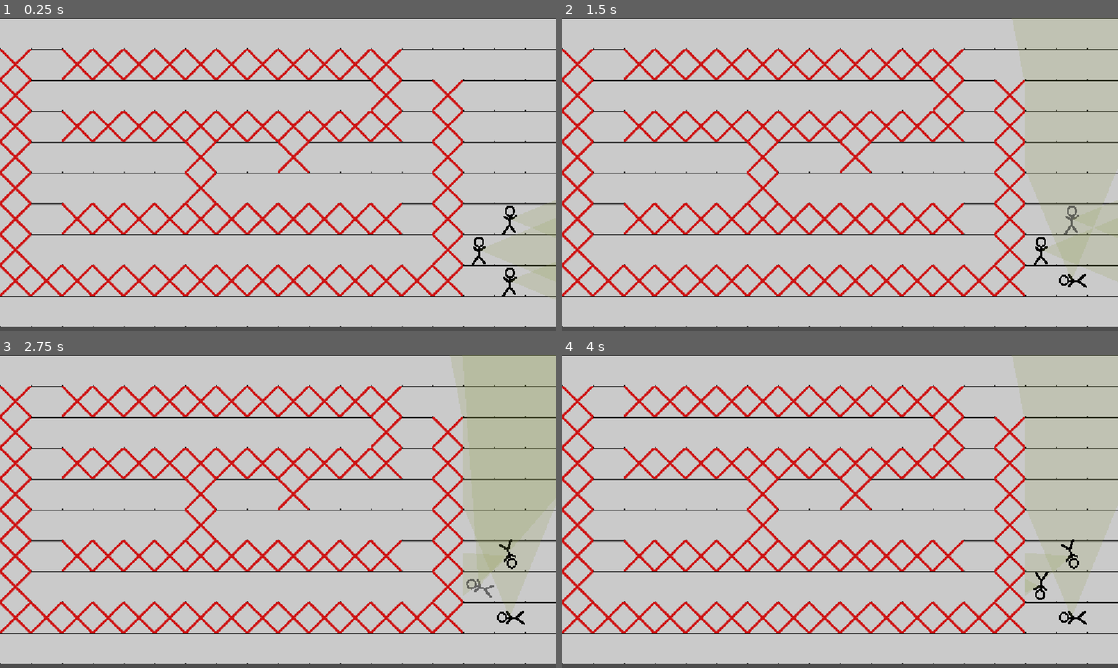
Above: before the commit, frames 1-4 (two rows, left to right).
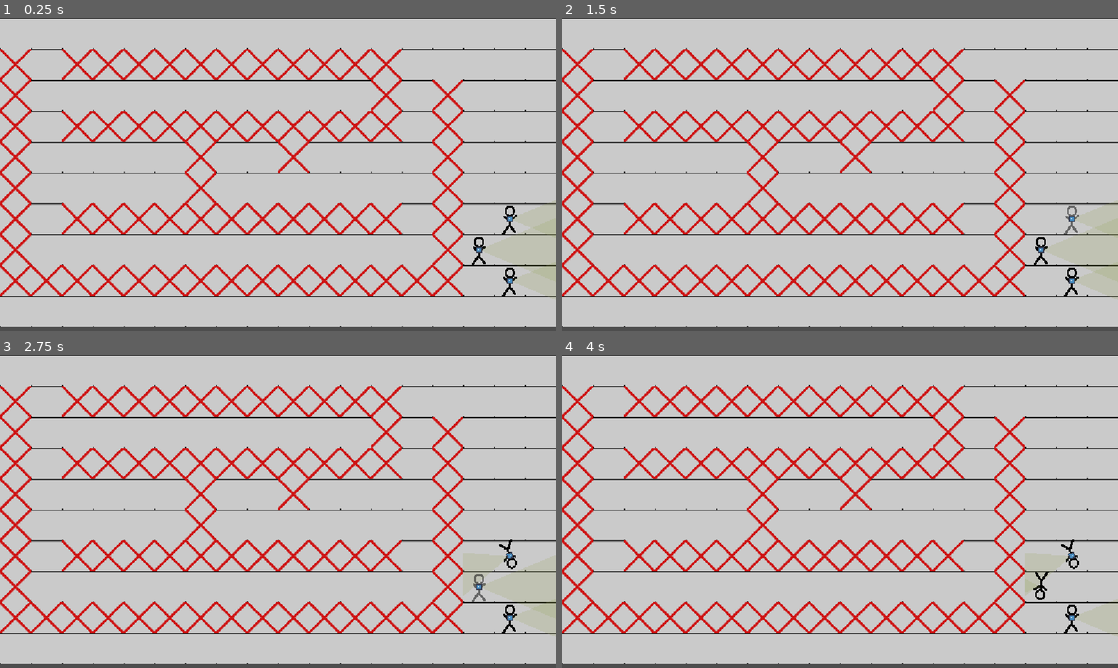
Above: after the commit, the same moments.

Repository: NevenIlincic/Tactical_Move
Game: Godot game, scene res://Scenes/Test_Scene.tscn
Two runs of this game, one before a commit and one after it. Both use one fixed random seed, a clock stepped at 60 frames per second and the inputs below. The engine's default icon, where the game draws it, is replaced by a stand-in: a white triangle on a blue panel in a dark square.
Inputs (mouse positions are in pixels of both pictures, inside the frame that each line leads up to):
- Up to frame 1 (0.25 s): no input
- Up to frame 2 (1.5 s): tap Enter at 0.5 s; move the mouse to (1073, 280) at 0.52 s; hold Right mouse button (rotate_player) 0.53-1.28 s; click (1073, 280) at 0.67 s; tap Q (reset_path) at 1.25 s; move the mouse to (1073, 218) at 1.27 s; click (1073, 218) at 1.35 s
- Up to frame 3 (2.75 s): right-click (511, 555) at 1.55 s; tap Space (move_confirm) at 2, 2.1 s; move the mouse to (478, 586) at 2.02 s; hold Right mouse button (rotate_player) from 2.03 s (still down); click (478, 586) at 2.17 s
- Up to frame 4 (4 s): tap Q (reset_path) at 2.75 s; move the mouse to (812, 574) at 2.77 s; release Right mouse button (rotate_player) at 2.78 s; tap Z (move_state) at 2.85 s; click (812, 574) at 2.92 s; right-click (812, 574) at 3.05 s; tap Space (move_confirm) at 3.5 s; move the mouse to (1006, 558) at 3.52 s; hold Right mouse button (rotate_player) from 3.53 s (still down); click (1006, 558) at 3.67 s

The runs differ from the first frame. In frame 1, less than 0.1% of the frame differs, in the area x 85-93%, y 63-85%; in frame 2, 0.4%; in frame 3, 9.7%, in the area x 80-100%, y 0-90%; in frame 4, 0.4%.

Commit message:
[ADD] Player looking at set-up point

Diff:
--- a/Scenes/Player/Player.tscn
+++ b/Scenes/Player/Player.tscn
@@ -3,6 +3,7 @@
 [ext_resource type="Script" uid="uid://c1ym0y4pbnw4j" path="res://Scripts/Player/player.gd" id="1_ft8w5"]
 [ext_resource type="Texture2D" uid="uid://c442lp23townj" path="res://Sprites/Player/player.png" id="1_s0eop"]
 [ext_resource type="Script" uid="uid://jnl8fjr17re8" path="res://Scenes/Player/vision.gd" id="3_h54ih"]
+[ext_resource type="Texture2D" uid="uid://cp3f8t70d5twp" path="res://icon.svg" id="4_ude3g"]
 
 [sub_resource type="RectangleShape2D" id="RectangleShape2D_06txj"]
 size = Vector2(60, 60)
@@ -27,4 +28,8 @@
 max_range = 1200.0
 fov_degrees = 45.0
 
+[node name="Look_At_Position_Sprite" type="Sprite2D" parent="." unique_id=560975301]
+scale = Vector2(0.1, 0.1)
+texture = ExtResource("4_ude3g")
+
 [connection signal="input_event" from="Selection_Area" to="." method="_on_selection_area_input_event"]
--- a/Scripts/Player/player.gd
+++ b/Scripts/Player/player.gd
@@ -9,40 +9,80 @@
 var player_path: Array[Vector2i]
 @onready var player_sprite: Sprite2D = $Player_Sprite
 
-#PLAYER MOVES
+
+##PLAYER MOVES
 var num_available_steps: int = 50
 var num_steps_to_do: int = 0
+var is_enemy_spotted: bool = false
+@onready var look_at_position_sprite: Sprite2D = $Look_At_Position_Sprite
 
+###
 #VISION (FOW)
 @onready var vision_polygon: PlayerVision = $Vision_Polygon
 
 
 var rays: Array[RayCast2D] = []
+var point_to_look
 var facing_angle := 0 # radians, 0 = facing right
 
 func _ready() -> void:
 	Signals.move_player.connect(move)
 	vision_polygon.setup_vision_rays()
+
 func _physics_process(delta: float) -> void:
 	vision_polygon.update_vision()
+	set_player_looking_at()
 
+func set_player_looking_at():
+	if is_moving and point_to_look:
+		if check_is_point_to_look_vector():
+			look_at(point_to_look)
+		else:
+			look_at(point_to_look.global_position)
 
+func set_point_to_look(point):
+	point_to_look = point
+	if not check_is_point_to_look_vector():
+		look_at_position_sprite.visible = false
+		return
+	look_at_position_sprite.global_position = point_to_look
+
+func check_is_point_to_look_vector() -> bool:
+	if point_to_look:
+		if point_to_look is Vector2:
+			return true
+		return false
+	return false
 func set_player_path(new_path: Array[Vector2i]):
 	player_path = new_path
 
+func do_initial_player_rotation(tween: Tween):
+	if point_to_look:
+		var target_angle = global_position.angle_to_point(point_to_look)
+		var start_angle = rotation
+
+		tween.tween_method(
+			func(weight: float): rotation = lerp_angle(start_angle, target_angle, weight),
+			0.0, 1.0, 0.15
+		)
+func do_movement(tween: Tween, tile_map: TileMapLayer):
+	for tile in player_path:
+		var world_position = tile_map.map_to_local(tile)
+		tween.tween_property(self, "global_position", world_position, 0.2)
+
 func move(tile_map: TileMapLayer):
+	is_moving = true
 	num_available_steps -= num_steps_to_do
-	if len(player_path) != 0:
-		is_moving = true
-		var tween: Tween = create_tween()
-		for tile in player_path:
-			var world_position = tile_map.map_to_local(tile)
-			tween.tween_property(self, "global_position", world_position, 0.2)
-		await tween.finished
-		player_path.clear()
-		is_moving = false
-		starting_tile = tile_map.local_to_map(tile_map.to_local(self.global_position))
-		player_path.append(starting_tile)
+	var tween: Tween = create_tween()
+	do_initial_player_rotation(tween)
+	do_movement(tween, tile_map)
+	await tween.finished
+
+	is_moving = false
+	player_path.clear()
+	point_to_look = null
+	starting_tile = tile_map.local_to_map(tile_map.to_local(self.global_position))
+	player_path.append(starting_tile)
 
 func check_has_player_finished_move():
 	if not is_moving:
--- a/Scripts/State/player_move_set_state.gd
+++ b/Scripts/State/player_move_set_state.gd
@@ -37,9 +37,9 @@
 		if selected_player:
 			is_drawing = false
 
-	if Input.is_action_pressed("rotate_player") and selected_player:
-		selected_player.look_at(level.get_global_mouse_position())
-
+	if Input.is_action_just_pressed("rotate_player") and selected_player:
+		#selected_player.look_at(level.get_global_mouse_position())
+		selected_player.set_point_to_look(level.get_global_mouse_position())
 	if Input.is_action_just_pressed("reset_path") and selected_player:
 		if len(selected_player.player_path) > 1:
 			level.free_tile(selected_player.player_path[-1])
